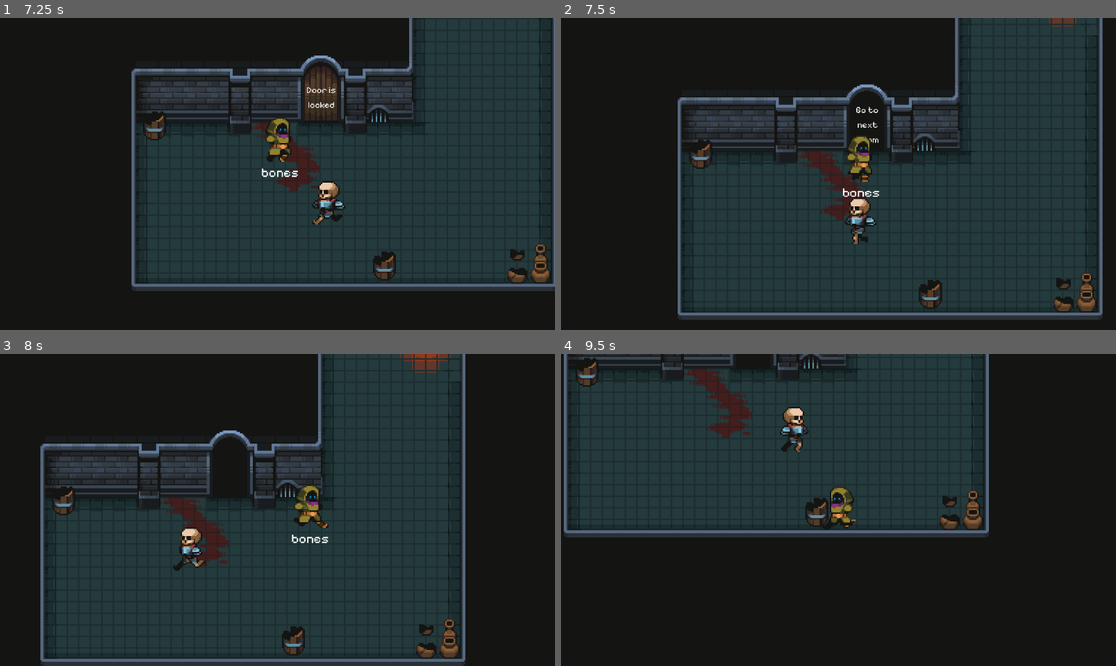
Above: before the commit, frames 1-4 (two rows, left to right).
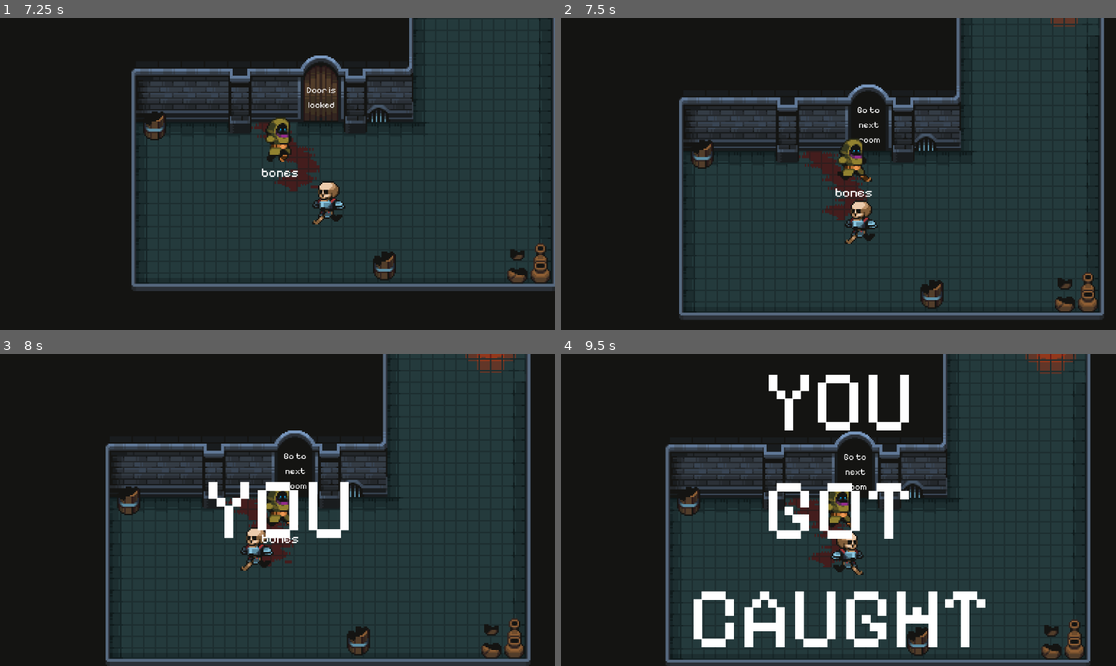
Above: after the commit, the same moments.

Repository: Sajeg/BreakOut
Game: Godot game, scene res://Scenes/Levels/level_2.tscn
The game is run twice, just before and just after one commit, with the same random seed, the same clock (stepped at 60 frames per second) and the same inputs. This scene is started directly instead of the project's main scene.
Inputs (mouse positions are in pixels of both pictures, inside the frame that each line leads up to):
- Up to frame 1 (7.25 s): move the mouse to (399, 158) at 0.52 s; hold D (right) 0.53-1.28 s; hold E (interact) 0.53-1.28 s; move the mouse to (166, 189) at 1.27 s; hold S (down) 1.28-2.03 s; tap Mouse wheel up (zoom in) at 1.35, 3.6, 5.85 s; move the mouse to (333, 105) at 2.02 s; hold D (right) 2.03-2.78 s; tap Mouse wheel down (zoom out) at 2.1, 4.35, 6.6 s; move the mouse to (249, 236) at 2.77 s; hold W (up) 2.78-3.53 s; tap E (interact) at 2.85 s; move the mouse to (444, 220) at 3.52 s; hold A (left) 3.53-5.03 s; move the mouse to (111, 127) at 4.27 s; move the mouse to (305, 174) at 5.02 s; hold S (down) 5.03-5.78 s; hold E (interact) 5.03-5.78 s; move the mouse to (194, 96) at 5.77 s; hold D (right) 5.78-6.53 s; move the mouse to (399, 158) at 6.52 s; hold W (up) from 6.53 s (still down)
- Up to frame 2 (7.5 s): move the mouse to (727, 189) at 7.27 s; release W (up) at 7.28 s; hold D (right) from 7.28 s (still down); tap E (interact) at 7.35 s
- Up to frame 3 (8 s): keep holding D (right)
- Up to frame 4 (9.5 s): move the mouse to (894, 441) at 8.02 s; release D (right) at 8.03 s; hold S (down) 8.03-8.78 s; tap Mouse wheel up (zoom in) at 8.1 s; move the mouse to (810, 572) at 8.77 s; hold A (left) from 8.78 s (still down); tap Mouse wheel down (zoom out) at 8.85 s

Frame 1 is identical in both runs. In frame 2, 4.2% of the frame differs, in the area x 21-98%, y 0-97%; in frame 3, 32%; in frame 4, 70%, in the area x 0-96%, y 0-100%.

Commit message:
Added animation when caught

Diff:
--- a/Scenes/Levels/level_2.tscn
+++ b/Scenes/Levels/level_2.tscn
@@ -45,9 +45,6 @@
 [node name="Door" parent="." instance=ExtResource("6_eisq6")]
 position = Vector2(240, 111)
 
-[node name="Player" parent="." instance=ExtResource("4_fyqvw")]
-position = Vector2(132, 212)
-
 [node name="Path2D" type="Path2D" parent="."]
 curve = SubResource("Curve2D_w248g")
 
@@ -60,3 +57,6 @@
 path_follow = NodePath("..")
 player = NodePath("../../../Player")
 h_flip_ratio_bigger = 0.46
+
+[node name="Player" parent="." instance=ExtResource("4_fyqvw")]
+position = Vector2(132, 212)
--- a/Scenes/player.tscn
+++ b/Scenes/player.tscn
@@ -150,6 +150,47 @@
 
 [sub_resource type="CircleShape2D" id="CircleShape2D_ng2hl"]
 radius = 16.1245
+
+[sub_resource type="Animation" id="Animation_bw8p8"]
+resource_name = "end"
+tracks/0/type = "value"
+tracks/0/imported = false
+tracks/0/enabled = true
+tracks/0/path = NodePath("CaughtLabel:text")
+tracks/0/interp = 1
+tracks/0/loop_wrap = true
+tracks/0/keys = {
+"times": PackedFloat32Array(0, 0.3, 0.6, 1),
+"transitions": PackedFloat32Array(1, 1, 1, 1),
+"update": 1,
+"values": ["", "YOU", "YOU
+GOT", "YOU
+GOT
+CAUGHT"]
+}
+
+[sub_resource type="Animation" id="Animation_6l1m5"]
+length = 0.001
+tracks/0/type = "value"
+tracks/0/imported = false
+tracks/0/enabled = true
+tracks/0/path = NodePath("CaughtLabel:text")
+tracks/0/interp = 1
+tracks/0/loop_wrap = true
+tracks/0/keys = {
+"times": PackedFloat32Array(0),
+"transitions": PackedFloat32Array(1),
+"update": 1,
+"values": ["YOU
+GOT
+CAUGHT"]
+}
+
+[sub_resource type="AnimationLibrary" id="AnimationLibrary_nkndo"]
+_data = {
+"RESET": SubResource("Animation_6l1m5"),
+"end": SubResource("Animation_bw8p8")
+}
 
 [node name="Player" type="CharacterBody2D"]
 collision_layer = 5
@@ -290,6 +331,30 @@
 theme = ExtResource("4_1qt2t")
 text = "Submit"
 
+[node name="CaughtLabel" type="Label" parent="."]
+visible = false
+anchors_preset = 15
+anchor_right = 1.0
+anchor_bottom = 1.0
+offset_left = -105.0
+offset_top = -124.0
+offset_right = 105.0
+offset_bottom = 98.0
+grow_horizontal = 2
+grow_vertical = 2
+theme = ExtResource("4_1qt2t")
+theme_override_font_sizes/font_size = 60
+text = "YOU
+GOT
+CAUGHT"
+horizontal_alignment = 1
+vertical_alignment = 1
+
+[node name="CaughtAnimation" type="AnimationPlayer" parent="."]
+libraries = {
+"": SubResource("AnimationLibrary_nkndo")
+}
+
 [connection signal="area_entered" from="Player" to="." method="_on_area_2d_area_entered"]
 [connection signal="area_exited" from="Player" to="." method="_on_area_2d_area_exited"]
 [connection signal="timeout" from="Timer" to="." method="_on_timer_timeout"]
--- a/Scenes/skeleton.tscn
+++ b/Scenes/skeleton.tscn
@@ -50,6 +50,10 @@
 radius = 63.0
 height = 128.0
 
+[sub_resource type="CapsuleShape2D" id="CapsuleShape2D_r10o6"]
+radius = 24.0
+height = 56.0
+
 [node name="Skeleton" type="CharacterBody2D"]
 collision_layer = 4
 collision_mask = 4
@@ -85,5 +89,13 @@
 [node name="RayCast2D" type="RayCast2D" parent="."]
 enabled = false
 
+[node name="SkeletonNear" type="Area2D" parent="."]
+collision_layer = 2
+collision_mask = 2
+
+[node name="CollisionShape2D" type="CollisionShape2D" parent="SkeletonNear"]
+position = Vector2(-1, -16)
+shape = SubResource("CapsuleShape2D_r10o6")
+
 [connection signal="area_entered" from="Skeleton" to="." method="_on_area_2d_area_entered"]
 [connection signal="timeout" from="Timer" to="." method="_on_timer_timeout"]
--- a/Scripts/Player.gd
+++ b/Scripts/Player.gd
@@ -12,12 +12,13 @@
 var loot_node
 var can_unlock = false
 var unlock_node
+var got_caught = false
 
 func _physics_process(delta):
 	process_input(delta)
 
 func process_input(_delta):
-	if is_speaking:
+	if is_speaking || got_caught:
 		return
 	velocity.x = (Input.get_action_strength("right") - Input.get_action_strength("left")) * speed
 	velocity.y = (Input.get_action_strength("down") - Input.get_action_strength("up")) * speed
@@ -105,6 +106,14 @@
 			unlock_node.set_text("Door is \nlocked")
 		else:
 			unlock_node.set_text("Go to \nnext \n room")
+	elif area.name == "SkeletonNear":
+		area.get_parent().get_node("./AnimationPlayer").stop()
+		got_caught = true
+		$AnimationPlayer.stop()
+		$Camera2D.zoom = Vector2(3,3)
+		$CaughtLabel.visible = true
+		$CaughtAnimation.play("end")
+
 
 
 func _on_area_2d_area_exited(area):
Not shown: 1 places in Scenes/player.tscn that only renumber resources
Not shown: 1 places in Scenes/skeleton.tscn that only renumber resources
